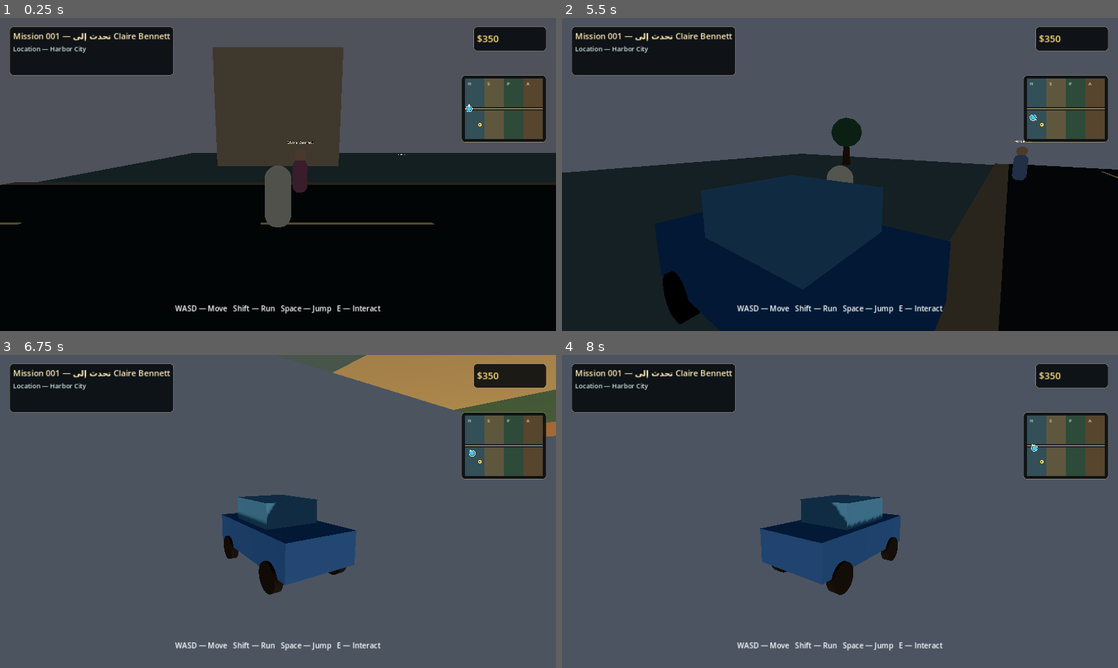
Above: before the commit, frames 1-4 (two rows, left to right).
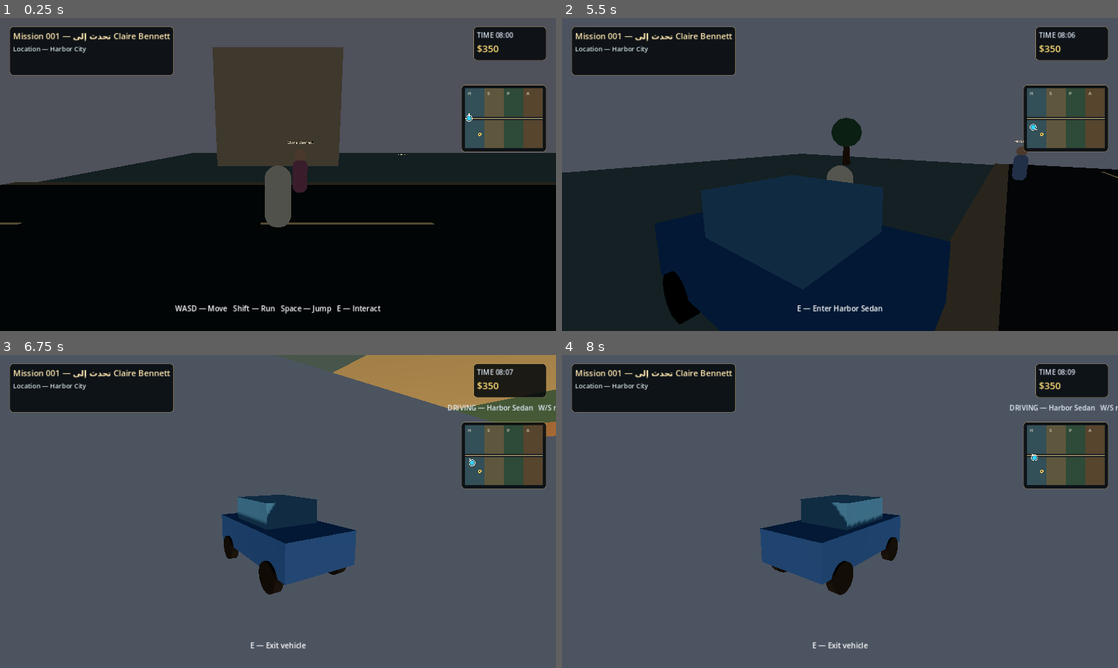
Above: after the commit, the same moments.

Repository: dzdfast-art/GTA-GHIBLI
Game: Godot game, scene res://scenes/main.tscn
Two runs of this game, one before a commit and one after it. Both use one fixed random seed, a clock stepped at 60 frames per second and the inputs below.
Inputs (mouse positions are in pixels of both pictures, inside the frame that each line leads up to):
- Up to frame 1 (0.25 s): no input
- Up to frame 2 (5.5 s): tap Enter at 0.5 s; move the mouse to (962, 158) at 0.52 s; hold D (move_right) 0.53-1.28 s; hold E (interact) 0.53-1.28 s; click (962, 158) at 0.67 s; tap Space (jump) at 0.77, 1.52, 3.02, 3.77, 4.52 s; move the mouse to (728, 190) at 1.27 s; hold S (move_back) 1.28-2.03 s; tap Shift (sprint) at 1.35, 2.85, 4.35 s; move the mouse to (895, 105) at 2.02 s; hold D (move_right) 2.03-2.78 s; hold E (interact) 2.03-2.78 s; move the mouse to (812, 237) at 2.77 s; hold W (move_forward) 2.78-3.53 s; click (812, 237) at 2.92 s; move the mouse to (1006, 221) at 3.52 s; hold E (interact) 3.53-4.28 s; hold A (move_left) 3.53-5.03 s; move the mouse to (673, 127) at 4.27 s; move the mouse to (867, 174) at 5.02 s; hold S (move_back) from 5.03 s (still down); hold E (interact) from 5.03 s (still down); click (867, 174) at 5.17 s
- Up to frame 3 (6.75 s): move the mouse to (194, 433) at 5.77 s; release S (move_back) at 5.78 s; release E (interact) at 5.78 s; hold D (move_right) 5.78-6.53 s; tap Shift (sprint) at 5.85 s; tap Space (jump) at 6.02 s; move the mouse to (400, 495) at 6.52 s; hold W (move_forward) from 6.53 s (still down); hold E (interact) from 6.53 s (still down)
- Up to frame 4 (8 s): tap Space (jump) at 6.77, 7.52 s; move the mouse to (728, 527) at 7.27 s; release W (move_forward) at 7.28 s; release E (interact) at 7.28 s; hold D (move_right) from 7.28 s (still down); tap Shift (sprint) at 7.35 s; click (728, 527) at 7.42 s

The runs differ from the first frame. In frame 1, 2.2% of the frame differs, in the area x 83-99%, y 4-43%; in frame 2, 2.7%; in frame 3, 2.6%; in frame 4, 2.8%, in the area x 31-100%, y 4-95%.
Error before the commit: Invalid access to property or key 'set_clock' on a base object of type 'CanvasLayer (GhibliWebHUD)'. (res://scripts/game_root.gd:70)

Commit message:
Display live in-game clock in the Web HUD

Diff:
--- a/web-edition/scripts/ui/game_hud.gd
+++ b/web-edition/scripts/ui/game_hud.gd
@@ -55,6 +55,7 @@
 
 var _objective_label: Label
 var _location_label: Label
+var _clock_label: Label
 var _cash_label: Label
 var _prompt_label: Label
 var _dialogue_label: Label
@@ -83,15 +84,23 @@
 	info_column.add_child(_location_label)
 
 	var status_panel := _make_panel()
+	status_panel.name = "StatusPanel"
 	status_panel.anchor_left = 1.0
 	status_panel.anchor_right = 1.0
 	status_panel.offset_left = -190.0
 	status_panel.offset_right = -22.0
 	status_panel.offset_top = 20.0
-	status_panel.offset_bottom = 76.0
+	status_panel.offset_bottom = 98.0
 	root.add_child(status_panel)
+	var status_column := VBoxContainer.new()
+	status_column.name = "StatusColumn"
+	status_panel.add_child(status_column)
+	_clock_label = _make_label("TIME 08:00", 16, Color(0.86, 0.90, 0.95))
+	_clock_label.name = "WorldClockLabel"
 	_cash_label = _make_label("$350", 22, Color(1.0, 0.87, 0.47))
-	status_panel.add_child(_cash_label)
+	_cash_label.name = "WalletLabel"
+	status_column.add_child(_clock_label)
+	status_column.add_child(_cash_label)
 
 	_vehicle_label = _make_label("", 16, Color(0.90, 0.93, 0.98))
 	_vehicle_label.anchor_left = 1.0
@@ -100,8 +109,8 @@
 	_vehicle_label.anchor_bottom = 0.0
 	_vehicle_label.offset_left = -250.0
 	_vehicle_label.offset_right = -22.0
-	_vehicle_label.offset_top = 88.0
-	_vehicle_label.offset_bottom = 118.0
+	_vehicle_label.offset_top = 110.0
+	_vehicle_label.offset_bottom = 140.0
 	_vehicle_label.horizontal_alignment = HORIZONTAL_ALIGNMENT_RIGHT
 	root.add_child(_vehicle_label)
 
@@ -111,8 +120,8 @@
 	minimap_panel.anchor_right = 1.0
 	minimap_panel.offset_left = -218.0
 	minimap_panel.offset_right = -22.0
-	minimap_panel.offset_top = 132.0
-	minimap_panel.offset_bottom = 286.0
+	minimap_panel.offset_top = 154.0
+	minimap_panel.offset_bottom = 308.0
 	root.add_child(minimap_panel)
 	_minimap = MinimapCanvas.new()
 	_minimap.name = "WorldMinimap"
@@ -185,6 +194,10 @@
 
 func set_location(text: String) -> void:
 	_location_label.text = "Location — " + text
+
+
+func set_clock(time_text: String) -> void:
+	_clock_label.text = "TIME " + time_text
 
 
 func set_wallet(amount: int) -> void:
